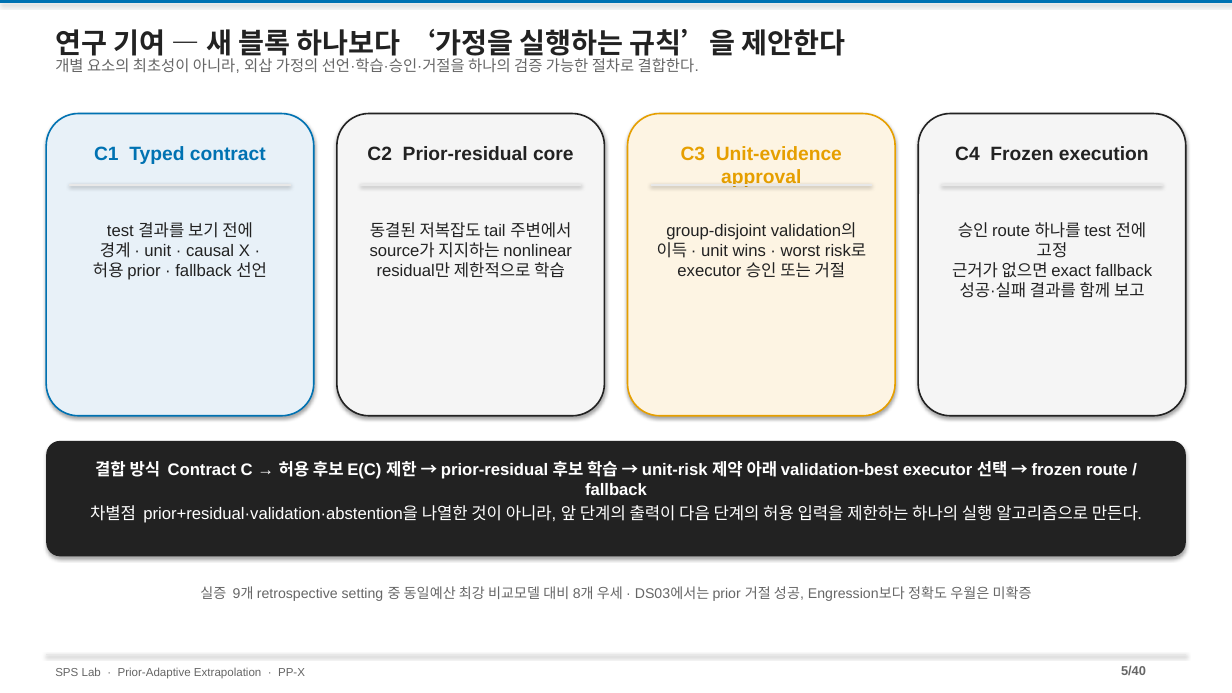
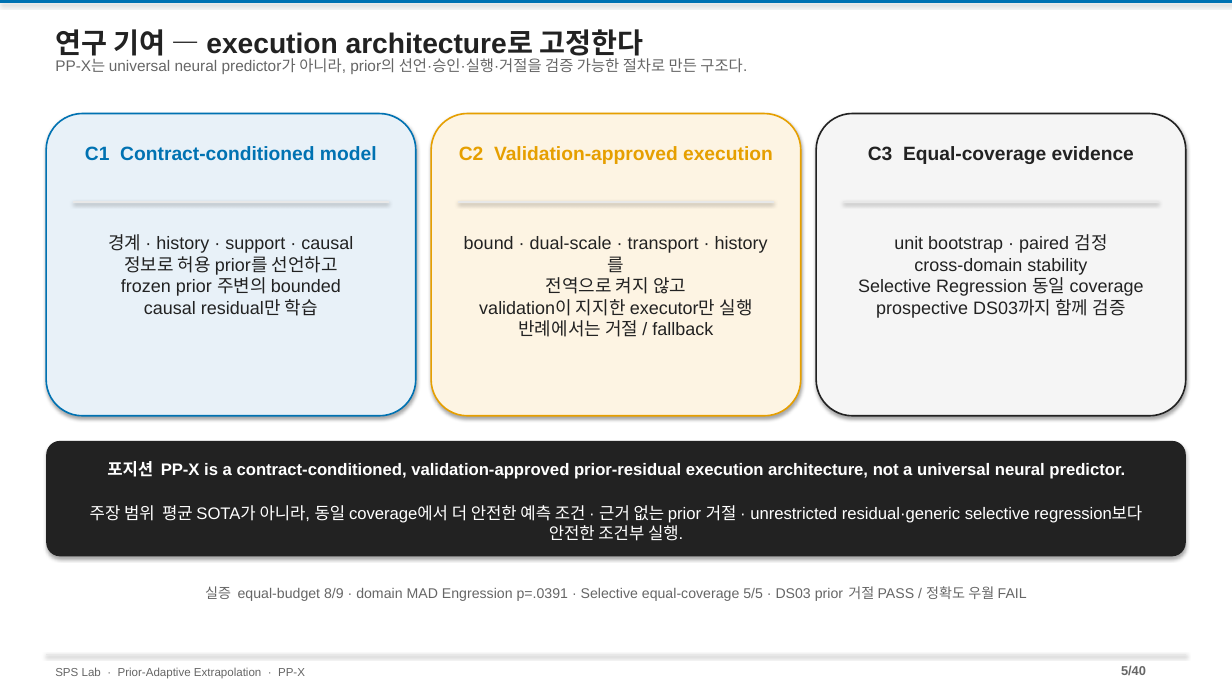
Before and after one commit to amumujs-create/pp-extrapolation, a slide deck: slide 5 of ppt/PP-X_Research_Detailed_v2.pptx. Drawn at 1232x693 pixels with LibreOffice and Linux fonts; fonts in the diff are those of the drawing. Boxes give left, top, right and bottom in pixels: in the first picture for what was removed or moved away, otherwise in the second. Text is boxed around its words. In the diff, an @@ line names an element or a change of style, - is before the commit and + after.

```diff
--- a/ppt/PP-X_Research_Detailed_v2.pptx
+++ b/ppt/PP-X_Research_Detailed_v2.pptx
@@ text at <box>55,29,643,61</box>: text changed @@
-연구 기여 — 새 블록 하나보다 ‘가정을 실행하는 규칙’을 제안한다
+연구 기여 — execution architecture로 고정한다
@@ text at <box>55,58,747,74</box>: text changed @@
-개별 요소의 최초성이 아니라, 외삽 가정의 선언·학습·승인·거절을 하나의 검증 가능한 절차로 결합한다.
+PP-X는 universal neural predictor가 아니라, prior의 선언·승인·실행·거절을 검증 가능한 절차로 만든 구조다.
@@ rounded rectangle: place and size @@
-rounded rectangle at <box>46,114,314,416</box>
+rounded rectangle at <box>46,114,416,416</box>
@@ rounded rectangle removed at <box>337,114,605,416</box> @@
@@ rounded rectangle: place and size @@
-rounded rectangle at <box>628,114,896,416</box>
+rounded rectangle at <box>432,114,801,416</box>
@@ rounded rectangle: place and size @@
-rounded rectangle at <box>919,114,1187,416</box>
+rounded rectangle at <box>816,114,1186,416</box>
@@ text at <box>85,146,377,160</box>: text changed @@
-C1 Typed contract
+C1 Contract-conditioned model
@@ text removed at <box>367,146,574,160</box> @@
-C2 Prior-residual core
@@ text added at <box>459,146,773,164</box>, 15 pt, text #E69F00, bold @@
+C2 Validation-approved execution
@@ text removed at <box>681,146,842,187</box> @@
-C3 Unit-evidence approval
@@ text added at <box>868,146,1134,164</box>, 15 pt, text #222222, bold @@
+C3 Equal-coverage evidence
@@ text removed at <box>955,146,1149,160</box> @@
-C4 Frozen execution
@@ line moved from (69, 185) - (291, 185) to (73, 202) - (389, 202) @@
@@ line removed from (360, 185) to (581, 185) @@
@@ line moved from (651, 185) - (872, 185) to (458, 202) - (775, 202) @@
@@ line moved from (942, 185) - (1163, 185) to (843, 202) - (1159, 202) @@
@@ text removed at <box>93,222,267,280</box> @@
-test 결과를 보기 전에
-경계 · unit · causal X ·
-허용 prior · fallback 선언
@@ text added at <box>108,234,353,316</box>, 14 pt, text #222222 @@
+경계 · history · support · causal
+정보로 허용 prior를 선언하고
+frozen prior 주변의 bounded
+causal residual만 학습
@@ text removed at <box>370,222,571,278</box> @@
-동결된 저복잡도 tail 주변에서
-source가 지지하는 nonlinear
-residual만 제한적으로 학습
@@ text added at <box>464,236,752,337</box>, 14 pt, text #222222 @@
+bound · dual-scale · transport · history를
+전역으로 켜지 않고
+validation이 지지한 executor만 실행
+반례에서는 거절 / fallback
@@ text removed at <box>657,223,866,278</box> @@
-group-disjoint validation의
-이득 · unit wins · worst risk로
-executor 승인 또는 거절
@@ text added at <box>858,234,1144,318</box>, 14 pt, text #222222 @@
+unit bootstrap · paired 검정
+cross-domain stability
+Selective Regression 동일 coverage
+prospective DS03까지 함께 검증
@@ text removed at <box>952,222,1152,298</box> @@
-승인 route 하나를 test 전에 고정
-근거가 없으면 exact fallback
-성공·실패 결과를 함께 보고
@@ text at <box>107,461,1125,479</box>: text changed @@
-결합 방식 Contract C → 허용 후보 E(C) 제한 → prior-residual 후보 학습 → unit-risk 제약 아래 validation-best executor 선택 → frozen route / fallback
+포지션 PP-X is a contract-conditioned, validation-approved prior-residual execution architecture, not a universal neural predictor.
@@ text at <box>90,505,1142,541</box>: text changed @@
-차별점 prior+residual·validation·abstention을 나열한 것이 아니라, 앞 단계의 출력이 다음 단계의 허용 입력을 제한하는 하나의 실행 알고리즘으로 만든다.
+주장 범위 평균 SOTA가 아니라, 동일 coverage에서 더 안전한 예측 조건 · 근거 없는 prior 거절 · unrestricted residual·generic selective regression보다 안전한 조건부 실행.
@@ text at <box>205,586,1027,601</box>: text changed @@
-실증 9개 retrospective setting 중 동일예산 최강 비교모델 대비 8개 우세 · DS03에서는 prior 거절 성공, Engression보다 정확도 우월은 미확증
+실증 equal-budget 8/9 · domain MAD Engression p=.0391 · Selective equal-coverage 5/5 · DS03 prior 거절 PASS / 정확도 우월 FAIL
```
Also in this commit, not shown: 1 other file.
